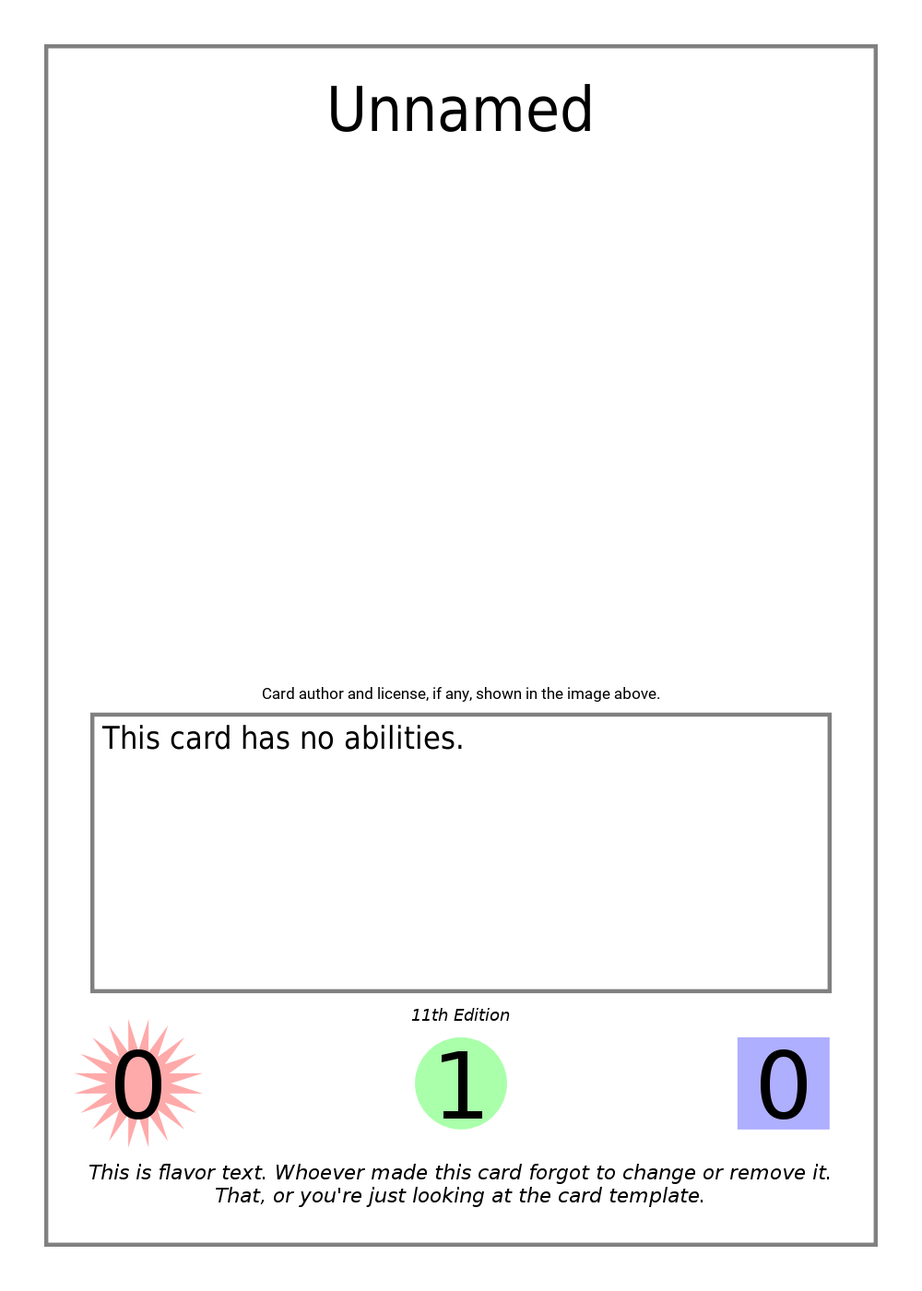
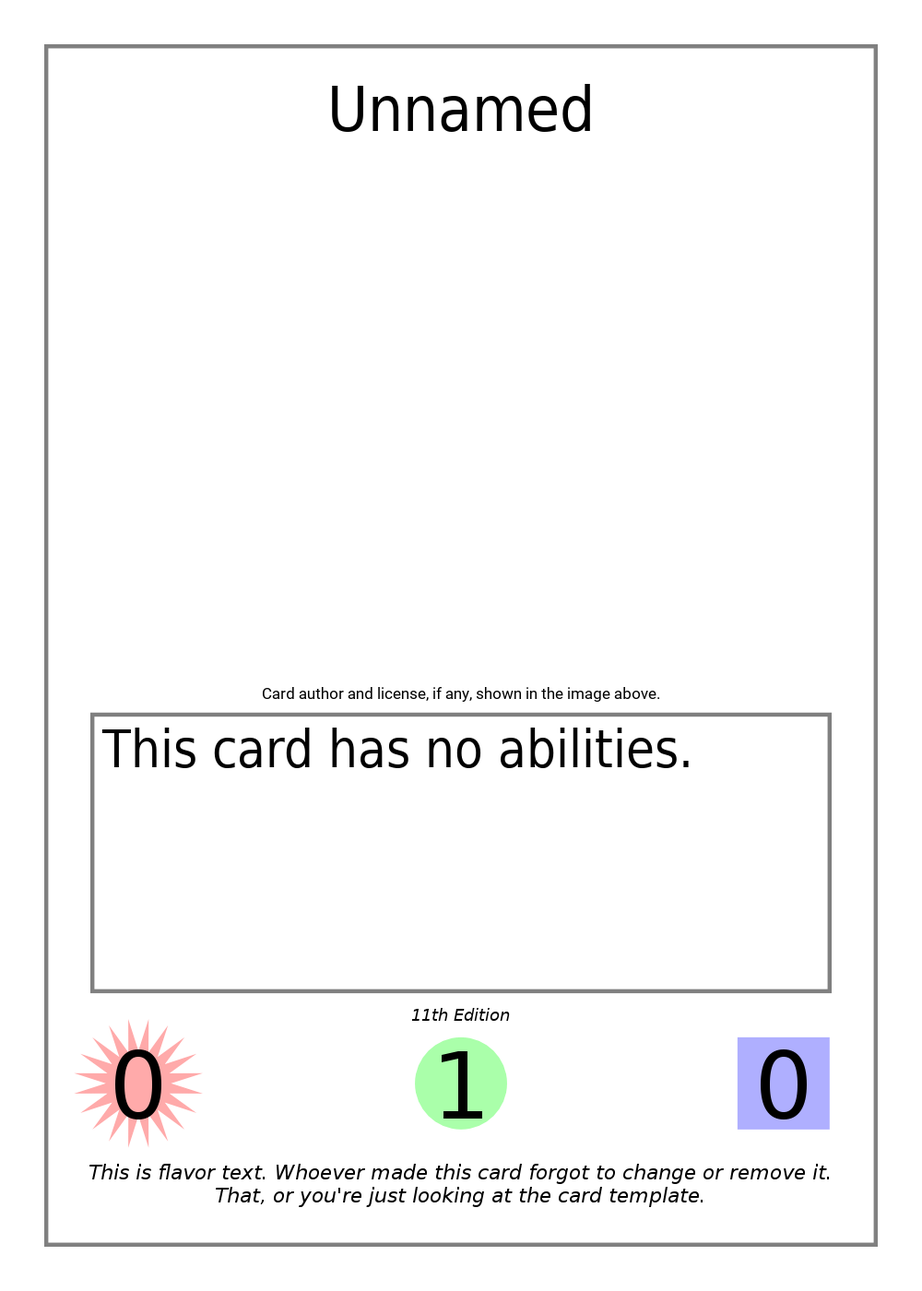
Two versions of the same layered image (922x1291). Layer-by-layer changes:
painted on "Effect Text" over (101, 725, 690, 769)
painted on "Name" over (331, 83, 591, 132)
